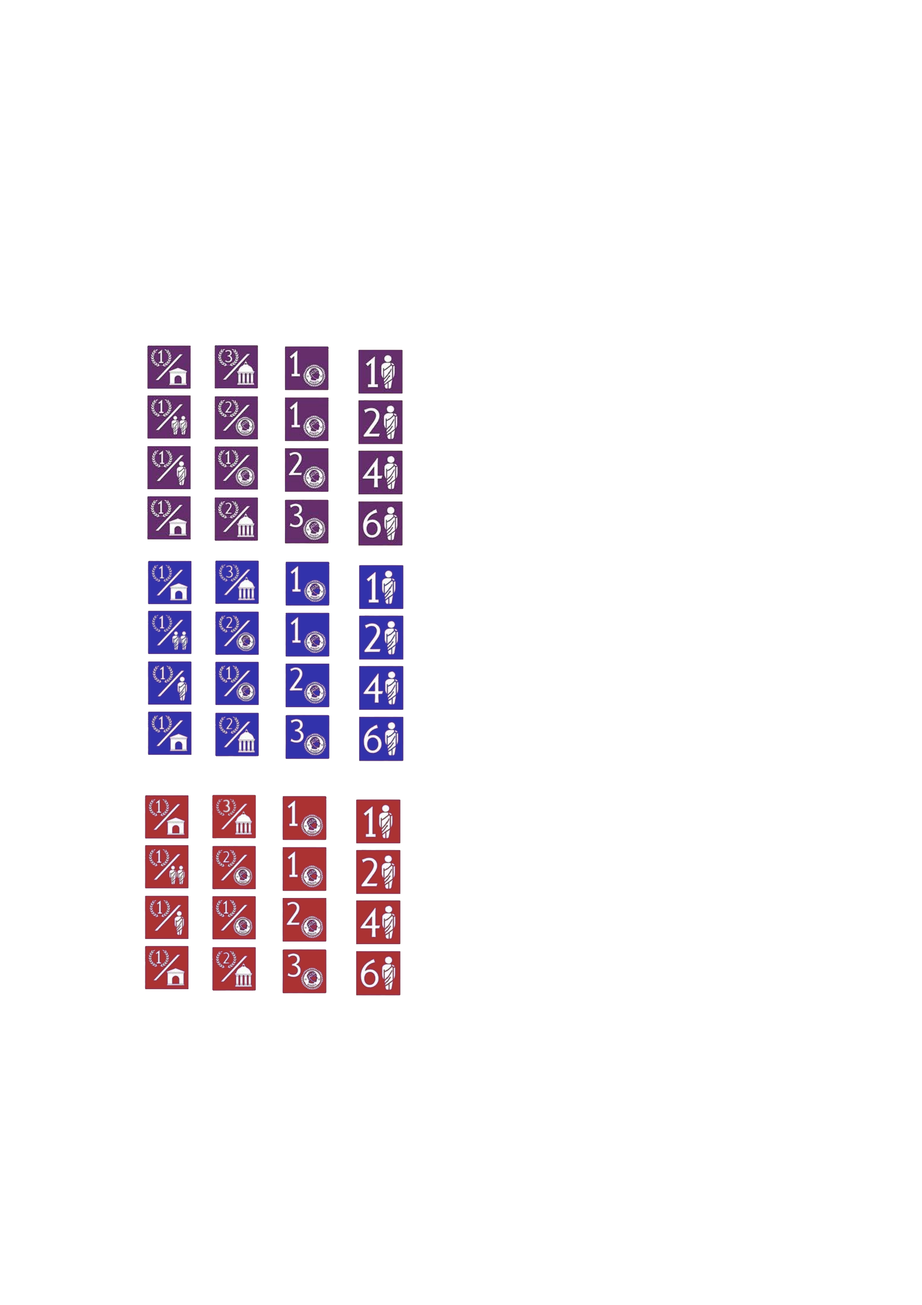
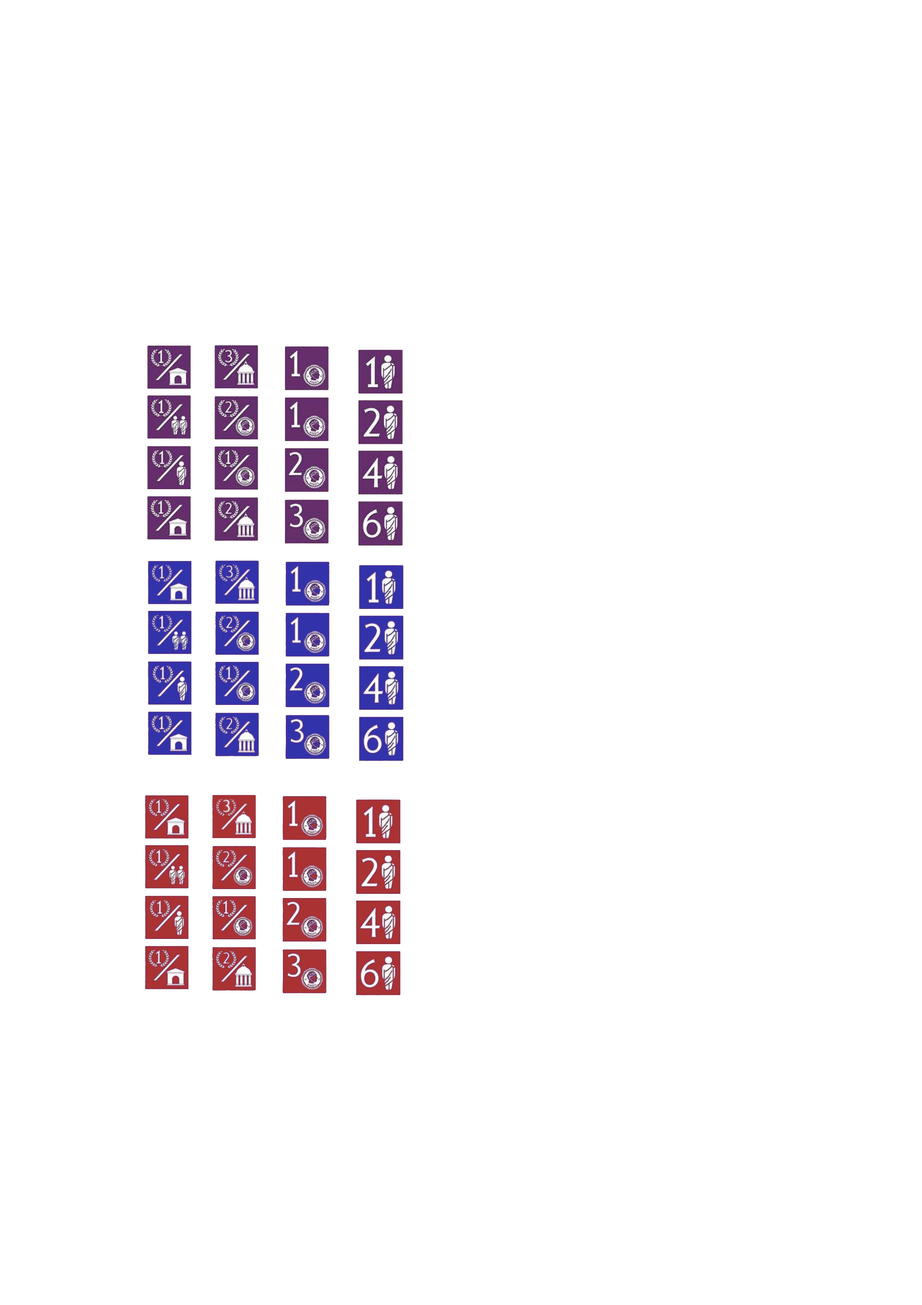
Layered file, before and after one edit (922x1305). Changes by layer:
painted on "Blue" over [147, 559, 405, 762]
painted on "red" over [144, 794, 402, 996]
hid "Background" over [144, 559, 405, 996]
